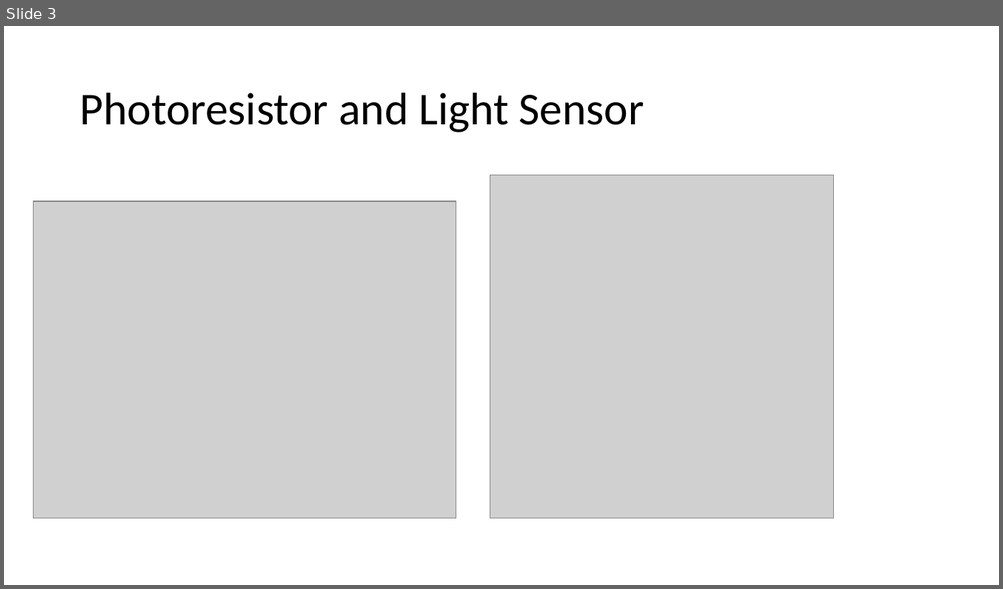
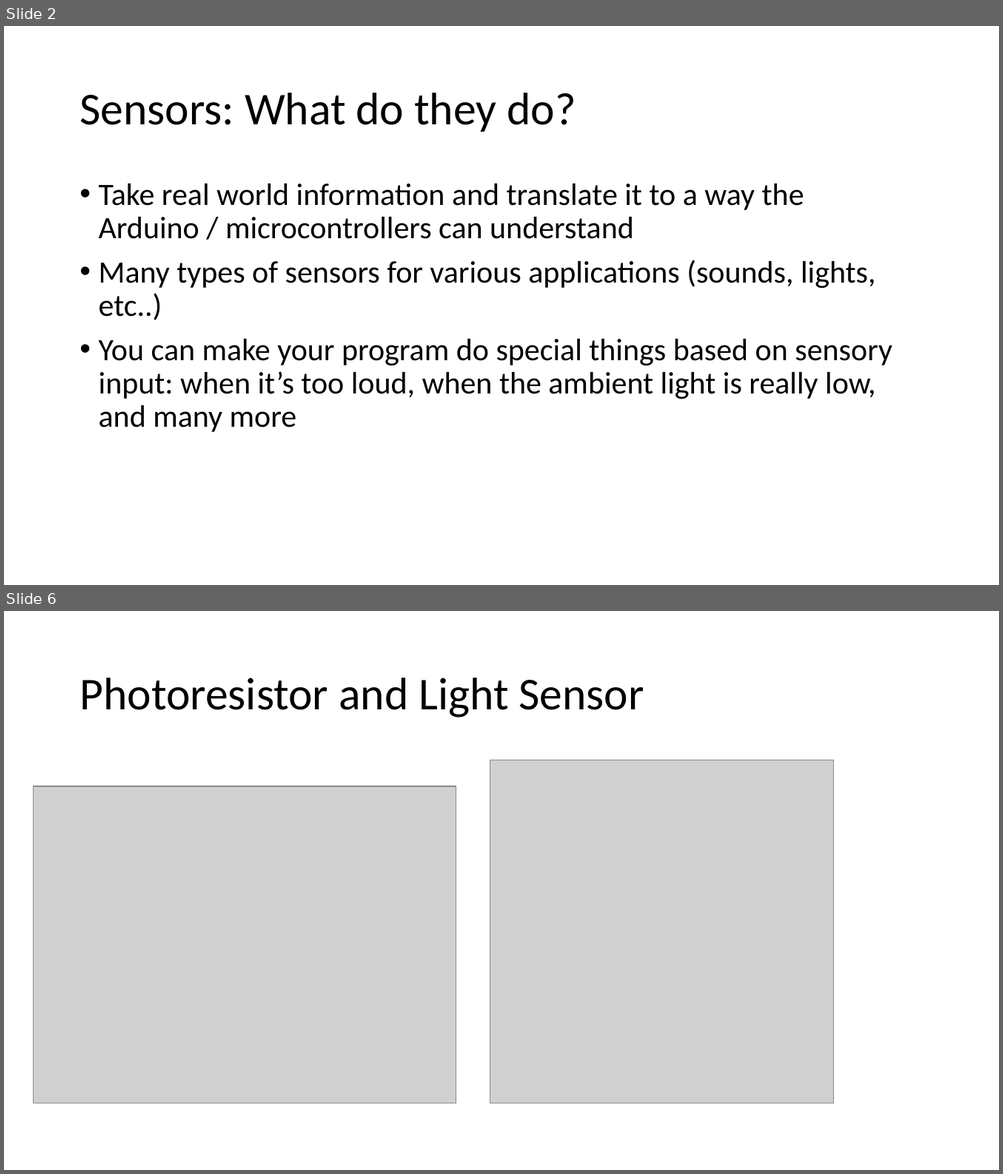
Before and after one commit to rchatrath7/PDH-Workshops, a slide deck: vishal-sensors-lecture/Sensor Lecture.pptx. Shown one above the other, each under a label of ours: slide 3 before the commit, slides 2 and 6 after it; the slides between them are not shown. The pictures are 1003x589 and 1003x1174 pixels, drawn with LibreOffice and Linux fonts; fonts in the diff are those of the drawing; grey boxes stand for pictures. Boxes give left, top, right and bottom in pixels: in the first picture for what was removed or moved away, otherwise in the second. Text is boxed around its words. In the diff, an @@ line names an element or a change of style, - is before the commit and + after.

Commit message:
Made the powerpoint simpler and more polished. Added the sample Arduino sketches including commenting for proper wiring.

```diff
--- a/vishal-sensors-lecture/Sensor Lecture.pptx
+++ b/vishal-sensors-lecture/Sensor Lecture.pptx
@@ slide 2 added at bbox=[4, 26, 999, 585], background #FFFFFF @@
@@ title added at bbox=[79, 93, 575, 132], 44 pt, text #000000 @@
+Sensors: What do they do?
@@ text added at bbox=[99, 184, 892, 432], 30 pt, text #000000 @@
+• Take real world information and translate it to a way the Arduino / microcontrollers can understand
+• Many types of sensors for various applications (sounds, lights, etc..)
+• You can make your program do special things based on sensory input: when it’s too loud, when the ambient light is really low, and many more
@@ what was slide 3 is now slide 6 @@
```
Also in this commit, not shown: 8 slides changed, 10 other slides added, 2 slides removed, 4 other files.
